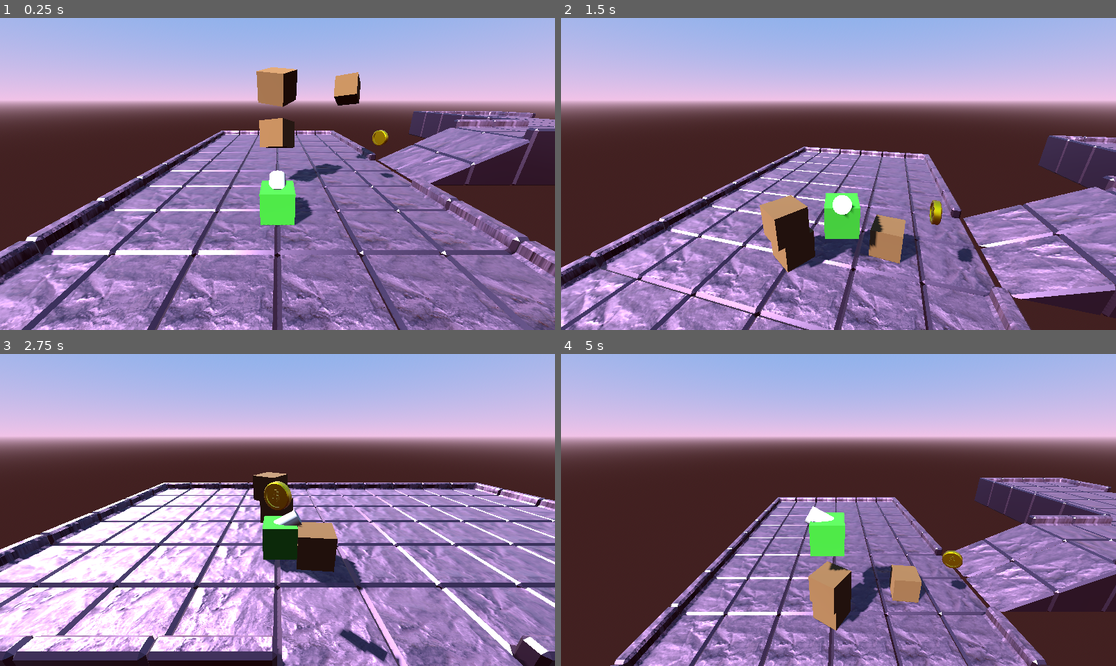
Above: before the commit, frames 1-4 (two rows, left to right).
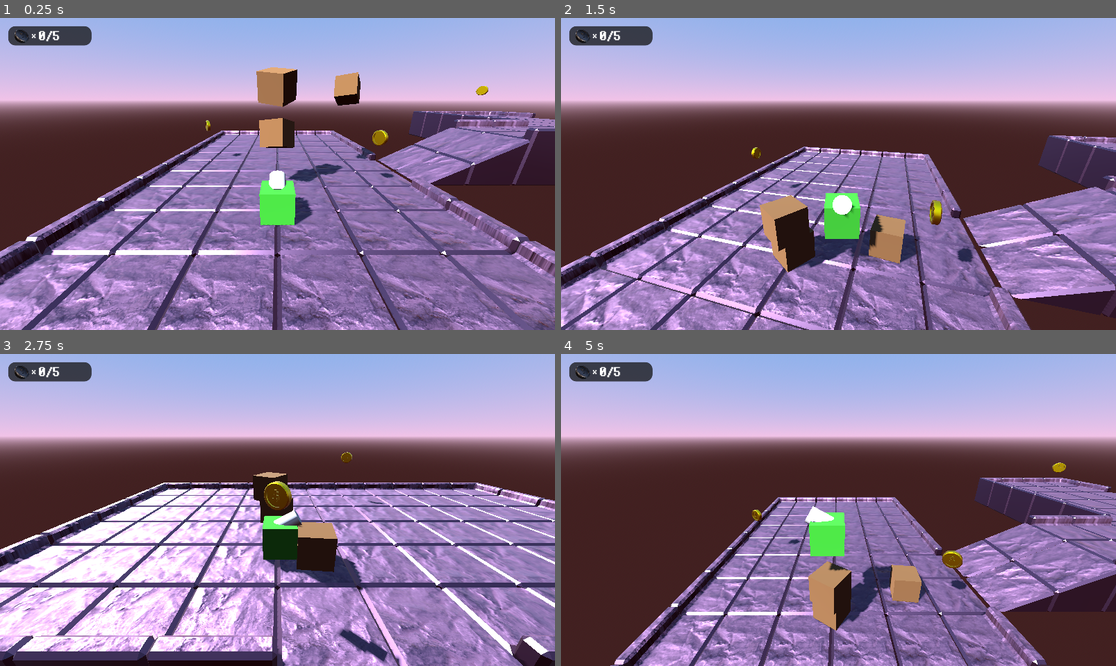
Above: after the commit, the same moments.

Repository: Liam-Samsit/godot-3d-platformer
Game: Godot game, scene res://level_1.tscn
Two runs of this game, one before a commit and one after it. Both use one fixed random seed, a clock stepped at 60 frames per second and the inputs below. The project has no main scene, so this scene is started directly.
Inputs:
- Up to frame 1 (0.25 s): no input
- Up to frame 2 (1.5 s): tap Enter (ui_accept) at 0.5, 0.77 s; hold Right (ui_right) 0.53-1.28 s; tap A (cam_left) at 0.6 s; hold Down (ui_down) from 1.28 s (still down); tap D (cam_right) at 1.35 s
- Up to frame 3 (2.75 s): tap Enter (ui_accept) at 1.52 s; release Down (ui_down) at 2.03 s; hold Right (ui_right) from 2.03 s (still down); tap A (cam_left) at 2.1 s
- Up to frame 4 (5 s): release Right (ui_right) at 2.78 s; hold Up (ui_up) 2.78-3.53 s; tap D (cam_right) at 2.85, 4.35 s; tap Enter (ui_accept) at 3.02, 3.77, 4.52 s; hold Left (ui_left) from 3.53 s (still down); tap A (cam_left) at 3.6 s

The runs differ from the first frame. In frame 1, 1.0% of the frame differs, in the area x 1-88%, y 2-45%; in frame 2, 1.0%; in frame 3, 1.0%; in frame 4, 1.1%, in the area x 1-91%, y 2-62%.

Commit message:
added coin score HUD

Diff:
--- a/coin.gd
+++ b/coin.gd
@@ -1,6 +1,7 @@
 extends Area3D
 
 const SPEED = 2 # the number of degrees the coin rotates every frame
+@export var hud : CanvasLayer
 var bop = 0
 
 # Called when the node enters the scene tree for the first time.
@@ -18,6 +19,10 @@
 	$AnimationPlayer.play("bounce")
 	set_collision_layer_value(3,false)
 	set_collision_mask_value(1,false)
+	Global.coins += 1
+	hud.get_node("CoinsLabel").text = str(Global.coins) + "/" + str(Global.COINS_TO_WIN)
+	if Global.coins >= Global.COINS_TO_WIN:
+		get_tree().change_scene_to_file("res://level_1.tscn")
 
 
 func _on_animation_player_animation_finished(anim_name: StringName) -> void:
--- a/coin.tscn
+++ b/coin.tscn
@@ -6,6 +6,21 @@
 [sub_resource type="CylinderShape3D" id="CylinderShape3D_d5gmh"]
 height = 0.15
 radius = 0.3
+
+[sub_resource type="Animation" id="Animation_v7riw"]
+length = 0.001
+tracks/0/type = "value"
+tracks/0/imported = false
+tracks/0/enabled = true
+tracks/0/path = NodePath("MeshInstance3D:position")
+tracks/0/interp = 1
+tracks/0/loop_wrap = true
+tracks/0/keys = {
+"times": PackedFloat32Array(0),
+"transitions": PackedFloat32Array(1),
+"update": 0,
+"values": [Vector3(0, 0, 0)]
+}
 
 [sub_resource type="Animation" id="Animation_0t63x"]
 resource_name = "bounce"
@@ -21,21 +36,6 @@
 "transitions": PackedFloat32Array(1, 1, 1),
 "update": 0,
 "values": [Vector3(0, 0, 0), Vector3(0, 1, 0), Vector3(0, 0, 0)]
-}
-
-[sub_resource type="Animation" id="Animation_v7riw"]
-length = 0.001
-tracks/0/type = "value"
-tracks/0/imported = false
-tracks/0/enabled = true
-tracks/0/path = NodePath("MeshInstance3D:position")
-tracks/0/interp = 1
-tracks/0/loop_wrap = true
-tracks/0/keys = {
-"times": PackedFloat32Array(0),
-"transitions": PackedFloat32Array(1),
-"update": 0,
-"values": [Vector3(0, 0, 0)]
 }
 
 [sub_resource type="AnimationLibrary" id="AnimationLibrary_pdq0q"]
--- /dev/null
+++ b/global.gd
@@ -0,0 +1,4 @@
+extends Node
+
+var coins := 0
+const COINS_TO_WIN = 5;
--- /dev/null
+++ b/hud.gd
@@ -0,0 +1,11 @@
+extends CanvasLayer
+
+
+# Called when the node enters the scene tree for the first time.
+func _ready() -> void:
+	$CoinsLabel.text = str(Global.coins) + "/" + str(Global.COINS_TO_WIN)
+
+# Called every frame. 'delta' is the elapsed time since the previous frame.
+func _process(delta: float) -> void:
+	#$CoinsLabel.text = str(Global.coins) + "/" + str(Global.COINS_TO_WIN)
+	pass
--- /dev/null
+++ b/hud.tscn
@@ -0,0 +1,47 @@
+[gd_scene load_steps=5 format=3 uid="uid://baylrvxsj43aj"]
+
+[ext_resource type="Script" uid="uid://c81eka3x1k8c0" path="res://hud.gd" id="1_8sq4i"]
+[ext_resource type="Texture2D" uid="uid://dmo2vlaoylogr" path="res://assets/images/coin2.png" id="1_37p78"]
+[ext_resource type="FontFile" uid="uid://bnb4ne1xgggxd" path="res://assets/fonts/determination.ttf" id="2_64ctp"]
+
+[sub_resource type="StyleBoxFlat" id="StyleBoxFlat_n2snw"]
+bg_color = Color(0.08, 0.08, 0.08, 0.760784)
+corner_radius_top_left = 15
+corner_radius_top_right = 15
+corner_radius_bottom_right = 15
+corner_radius_bottom_left = 15
+
+[node name="HUD" type="CanvasLayer"]
+script = ExtResource("1_8sq4i")
+
+[node name="Panel" type="Panel" parent="."]
+offset_left = 17.0
+offset_top = 17.0
+offset_right = 190.0
+offset_bottom = 57.0
+theme_override_styles/panel = SubResource("StyleBoxFlat_n2snw")
+
+[node name="TextureRect" type="TextureRect" parent="."]
+offset_left = 27.0
+offset_top = 18.0
+offset_right = 64.0
+offset_bottom = 55.0
+texture = ExtResource("1_37p78")
+expand_mode = 1
+
+[node name="Label" type="Label" parent="."]
+offset_left = 66.0
+offset_top = 26.0
+offset_right = 106.0
+offset_bottom = 49.0
+theme_override_fonts/font = ExtResource("2_64ctp")
+text = "x"
+
+[node name="CoinsLabel" type="Label" parent="."]
+offset_left = 81.0
+offset_top = 21.0
+offset_right = 131.0
+offset_bottom = 55.0
+theme_override_fonts/font = ExtResource("2_64ctp")
+theme_override_font_sizes/font_size = 25
+text = "###"
--- /dev/null
+++ b/level_1.gd
@@ -0,0 +1,12 @@
+extends Node3D
+
+
+# Called when the node enters the scene tree for the first time.
+func _ready() -> void:
+	Global.coins = 0
+	$HUD.get_node("CoinsLabel").text = str(Global.coins) + "/" + str(Global.COINS_TO_WIN)
+
+
+# Called every frame. 'delta' is the elapsed time since the previous frame.
+func _process(delta: float) -> void:
+	pass
--- a/level_1.tscn
+++ b/level_1.tscn
@@ -1,35 +1,21 @@
-[gd_scene load_steps=7 format=3 uid="uid://bbqh7aqqcpbct"]
+[gd_scene load_steps=9 format=3 uid="uid://bbqh7aqqcpbct"]
 
 [ext_resource type="PackedScene" uid="uid://by83x33xfgerl" path="res://block.tscn" id="1_3hls8"]
+[ext_resource type="Script" uid="uid://yvshtppsocrn" path="res://level_1.gd" id="1_5hph3"]
 [ext_resource type="PackedScene" uid="uid://b1gu2y3dbcxv2" path="res://steve.tscn" id="2_hbghi"]
 [ext_resource type="Environment" uid="uid://wduemx5rwlso" path="res://Resources/level_1_env.tres" id="4_ihfcg"]
 [ext_resource type="MeshLibrary" uid="uid://d3pukk6bk2gth" path="res://Resources/world-blocks-v1.tres" id="5_5hph3"]
 [ext_resource type="PackedScene" uid="uid://cbtrblm3pullt" path="res://coin.tscn" id="5_rka8t"]
+[ext_resource type="PackedScene" uid="uid://baylrvxsj43aj" path="res://hud.tscn" id="7_j7kpp"]
 
 [sub_resource type="BoxShape3D" id="BoxShape3D_rka8t"]
 size = Vector3(70.5528, 1, 53.0881)
 
 [node name="Level1" type="Node3D"]
-
-[node name="Blocks" type="Node3D" parent="."]
-
-[node name="Block1" parent="Blocks" instance=ExtResource("1_3hls8")]
-transform = Transform3D(0.5, 0, 0.866025, -0.224144, 0.965926, 0.12941, -0.836516, -0.258819, 0.482963, 0, 3, 0)
-
-[node name="Block2" parent="Blocks" instance=ExtResource("1_3hls8")]
-transform = Transform3D(0.5, -7.19671e-09, 0.866025, 0.229497, 0.964248, -0.1325, -0.835063, 0.265001, 0.482124, 0, 4.69775, 0.284865)
-
-[node name="Block3" parent="Blocks" instance=ExtResource("1_3hls8")]
-transform = Transform3D(0.457286, 0.100409, 0.883633, -0.412353, 0.904281, 0.110641, -0.787943, -0.414963, 0.454919, 3.32339, 4.69775, -2.48867)
+script = ExtResource("1_5hph3")
 
 [node name="Steve" parent="." instance=ExtResource("2_hbghi")]
 transform = Transform3D(1, 0, 0, 0, 1, 0, 0, 0, 1, 0, 0.69087, 2.36106)
-
-[node name="Coin1" parent="." instance=ExtResource("5_rka8t")]
-transform = Transform3D(1, 0, 0, 0, 1, 0, 0, 0, 1, 4, 2, 0)
-
-[node name="Coin2" parent="." instance=ExtResource("5_rka8t")]
-transform = Transform3D(1, 0, 0, 0, 1, 0, 0, 0, 1, 15, 5, 0)
 
 [node name="WorldEnvironment" type="WorldEnvironment" parent="."]
 environment = ExtResource("4_ihfcg")
@@ -56,4 +42,39 @@
 transform = Transform3D(1, 0, 0, 0, 1, 0, 0, 0, 1, 18.3048, 0, 1.95859)
 shape = SubResource("BoxShape3D_rka8t")
 
+[node name="Coins" type="Node3D" parent="."]
+
+[node name="Coin3" parent="Coins" node_paths=PackedStringArray("hud") instance=ExtResource("5_rka8t")]
+transform = Transform3D(1, 0, 0, 0, 1, 0, 0, 0, 1, 14, 4, -7.07148)
+hud = NodePath("../../HUD")
+
+[node name="Coin5" parent="Coins" node_paths=PackedStringArray("hud") instance=ExtResource("5_rka8t")]
+transform = Transform3D(1, 0, 0, 0, 1, 0, 0, 0, 1, 28.6924, 5.38577, -3.80941)
+hud = NodePath("../../HUD")
+
+[node name="Coin4" parent="Coins" node_paths=PackedStringArray("hud") instance=ExtResource("5_rka8t")]
+transform = Transform3D(1, 0, 0, 0, 1, 0, 0, 0, 1, -4, 2, -4)
+hud = NodePath("../../HUD")
+
+[node name="Coin1" parent="Coins" node_paths=PackedStringArray("hud") instance=ExtResource("5_rka8t")]
+transform = Transform3D(1, 0, 0, 0, 1, 0, 0, 0, 1, 4, 2, 0)
+hud = NodePath("../../HUD")
+
+[node name="Coin2" parent="Coins" node_paths=PackedStringArray("hud") instance=ExtResource("5_rka8t")]
+transform = Transform3D(1, 0, 0, 0, 1, 0, 0, 0, 1, 15, 5, 0)
+hud = NodePath("../../HUD")
+
+[node name="Blocks" type="Node3D" parent="."]
+
+[node name="Block1" parent="Blocks" instance=ExtResource("1_3hls8")]
+transform = Transform3D(0.5, 0, 0.866025, -0.224144, 0.965926, 0.12941, -0.836516, -0.258819, 0.482963, 0, 3, 0)
+
+[node name="Block2" parent="Blocks" instance=ExtResource("1_3hls8")]
+transform = Transform3D(0.5, -7.19671e-09, 0.866025, 0.229497, 0.964248, -0.1325, -0.835063, 0.265001, 0.482124, 0, 4.69775, 0.284865)
+
+[node name="Block3" parent="Blocks" instance=ExtResource("1_3hls8")]
+transform = Transform3D(0.457286, 0.100409, 0.883633, -0.412353, 0.904281, 0.110641, -0.787943, -0.414963, 0.454919, 3.32339, 4.69775, -2.48867)
+
+[node name="HUD" parent="." instance=ExtResource("7_j7kpp")]
+
 [connection signal="body_entered" from="FallZone" to="Steve" method="_on_fall_zone_body_entered"]
--- a/project.godot
+++ b/project.godot
@@ -13,6 +13,10 @@
 config/name="platformer3D"
 config/features=PackedStringArray("4.4", "GL Compatibility")
 config/icon="res://icon.svg"
+
+[autoload]
+
+Global="*res://global.gd"
 
 [input]
 
Binary file added: assets/fonts/determination.ttf
Not shown, added: assets/fonts/determination.ttf.import
Binary file added: assets/images/coin2.png
Not shown, added: assets/images/coin2.png.import
Not shown, added: global.gd.uid
Not shown, added: hud.gd.uid
Not shown, added: level_1.gd.uid
